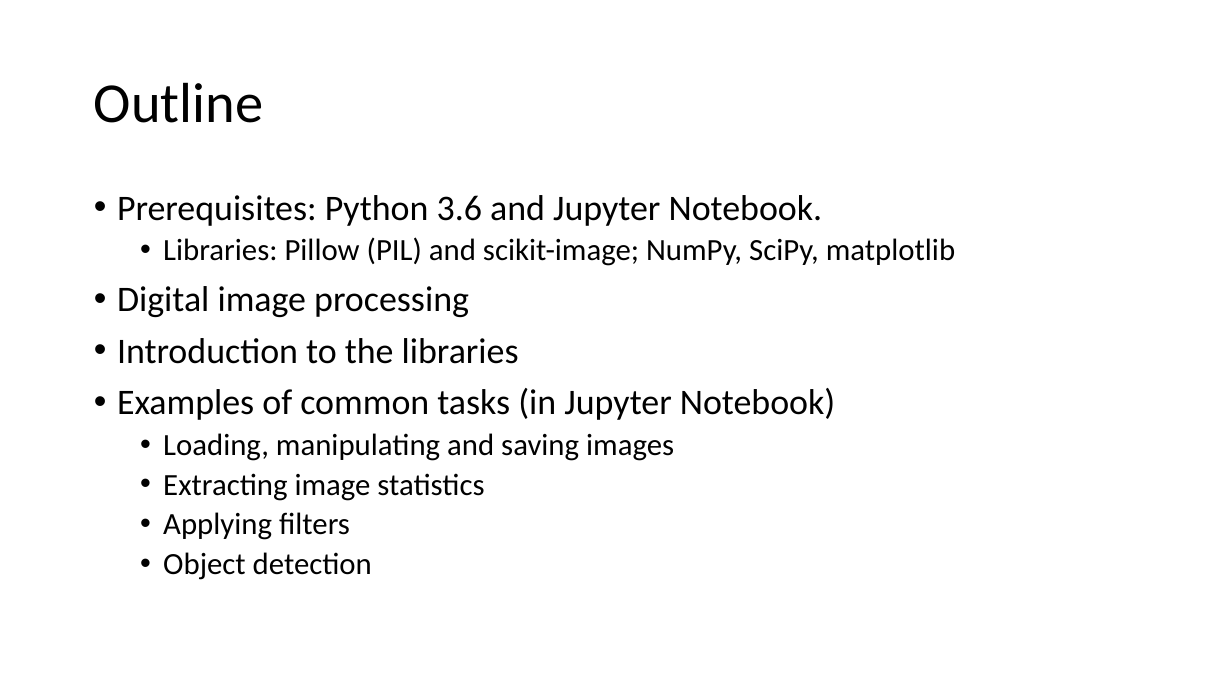
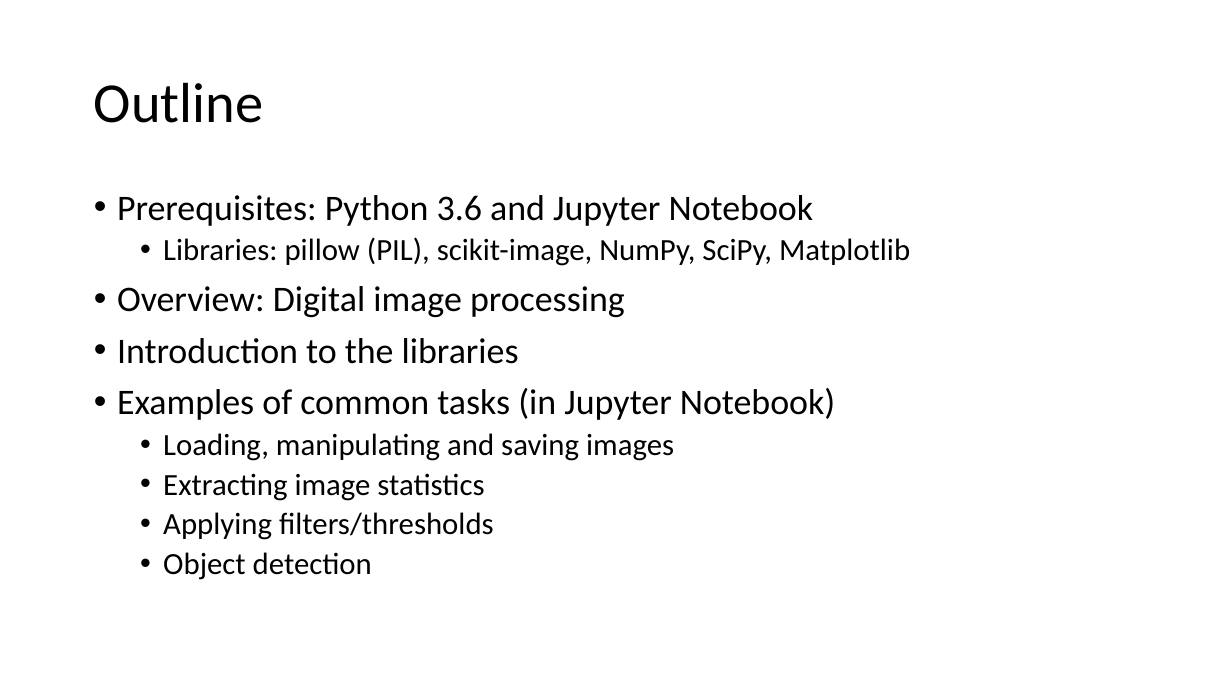
Before and after one commit to btitze/python-course, a slide deck: slide 2 of image_processing/Python Workshop - Image Processing.pptx. Drawn at 1232x693 pixels with LibreOffice and Linux fonts; fonts in the diff are those of the drawing. Boxes give left, top, right and bottom in pixels: in the first picture for what was removed or moved away, otherwise in the second. Text is boxed around its words. In the diff, an @@ line names an element or a change of style, - is before the commit and + after.

Commit message:
Update presentation; add pre-check code (image processing)

```diff
--- a/image_processing/Python Workshop - Image Processing.pptx
+++ b/image_processing/Python Workshop - Image Processing.pptx
@@ text at bbox=[117, 195, 910, 317]: text changed @@
-• Prerequisites: Python 3.6 and Jupyter Notebook.
-  • Libraries: Pillow (PIL) and scikit-image; NumPy, SciPy, matplotlib
-• Digital image processing
+• Prerequisites: Python 3.6 and Jupyter Notebook
+  • Libraries: pillow (PIL), scikit-image, NumPy, SciPy, Matplotlib
+• Overview: Digital image processing
@@ text at bbox=[163, 512, 494, 540]: text changed @@
-  • Applying filters
+  • Applying filters/thresholds
```
Also in this commit, not shown: 3 other slides changed, 1 slide added, 1 slide removed, 2 other files.
